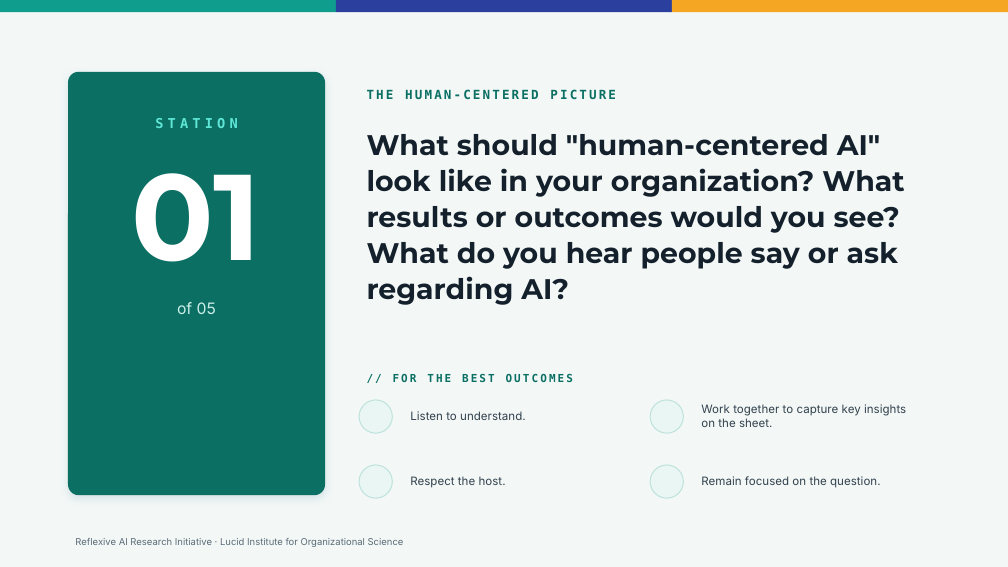
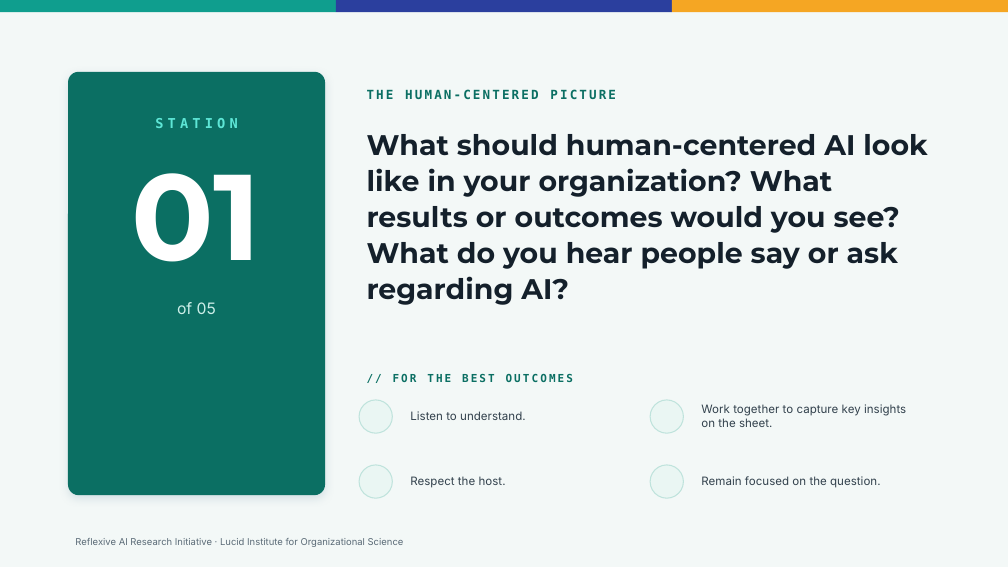
Before and after one commit to LucidInstitute/Reflexive-AI-Initiative, a slide deck: slide 2 of World Cafe Facilitation Guide/Station Topics.pptx. Drawn at 1008x567 pixels with LibreOffice and Linux fonts; fonts in the diff are those of the drawing; background and template pictures are left out. Boxes give left, top, right and bottom in pixels: in the first picture for what was removed or moved away, otherwise in the second. Text is boxed around its words. In the diff, an @@ line names an element or a change of style, - is before the commit and + after.

Commit message:
Removed "responsibly", focused on "human-centered". Improved prompt 2 (was a bit hard to understand)

```diff
--- a/World Cafe Facilitation Guide/Station Topics.pptx
+++ b/World Cafe Facilitation Guide/Station Topics.pptx
@@ text at (x1=367, y1=134, x2=927, y2=305): text changed @@
-What should "human-centered AI" look like in your organization? What results or outcomes would you see? What do you hear people say or ask regarding AI?
+What should human-centered AI look like in your organization? What results or outcomes would you see? What do you hear people say or ask regarding AI?
```
Also in this commit, not shown: 4 other slides changed, 1 other file.
